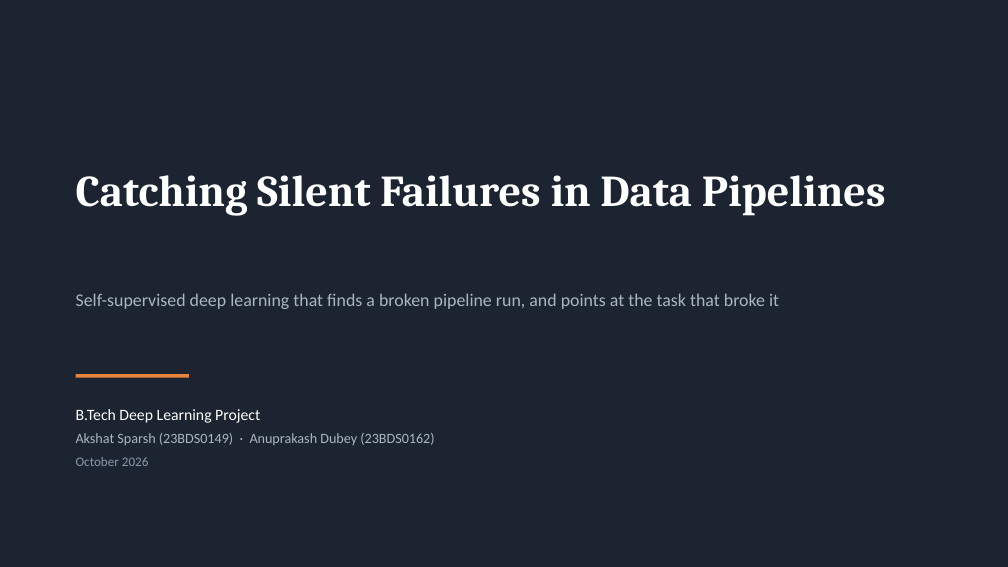
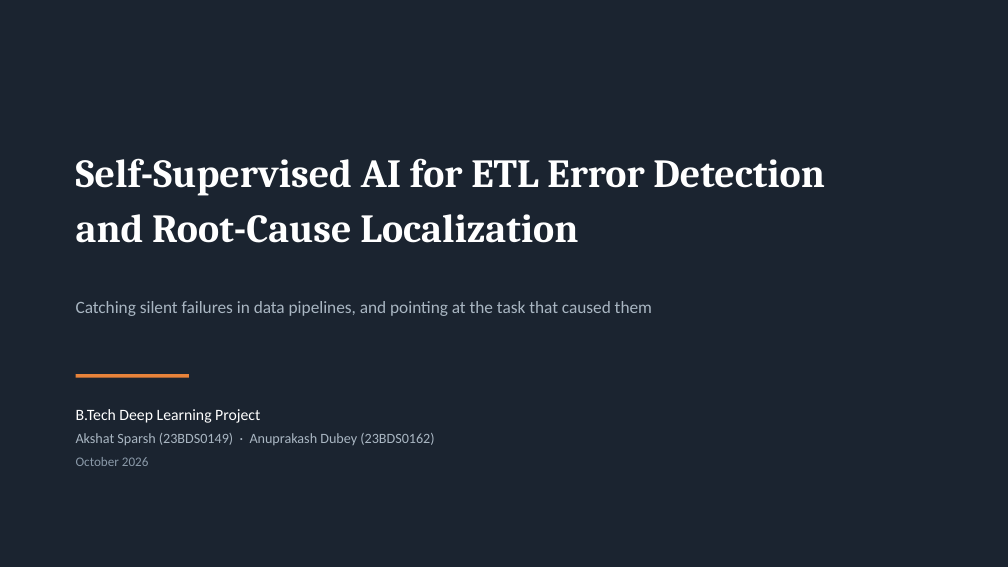
Before and after one commit to AKSHATSPAR/ssl-etl-error-detection, a slide deck: slide 1 of artifacts/slides/ETL_Project_Viva.pptx. Drawn at 1008x567 pixels with LibreOffice and Linux fonts; fonts in the diff are those of the drawing. Boxes give left, top, right and bottom in pixels: in the first picture for what was removed or moved away, otherwise in the second. Text is boxed around its words. In the diff, an @@ line names an element or a change of style, - is before the commit and + after.

Commit message:
Use the official project title everywhere
The report and its build script said "Self-Supervised Deep Learning for ETL
Error Detection and Root-Cause Localization", which is not the registered title.
Every artifact now carries the same wording: Self-Supervised AI for ETL Error
Detection and Root-Cause Localization.

The viva deck had gone further and opened on a presentation headline instead of
the title at all. The official title now leads and the headline has become the
subtitle, which is where a descriptive line belongs on a project deck.

Verified by reading the title back out of each built file rather than trusting
the source: report, literature review, and both decks all match.

```diff
--- a/artifacts/slides/ETL_Project_Viva.pptx
+++ b/artifacts/slides/ETL_Project_Viva.pptx
@@ text at [76, 158, 825, 243]: text changed; size 42 to 38 pt @@
-Catching Silent Failures in Data Pipelines
+Self-Supervised AI for ETL Error Detection
+and Root-Cause Localization
@@ text at [76, 301, 652, 316]: text changed; size 17 to 16.5 pt @@
-Self-supervised deep learning that finds a broken pipeline run, and points at the task that broke it
+Catching silent failures in data pipelines, and pointing at the task that caused them
```
Also in this commit, not shown: 6 other files.
